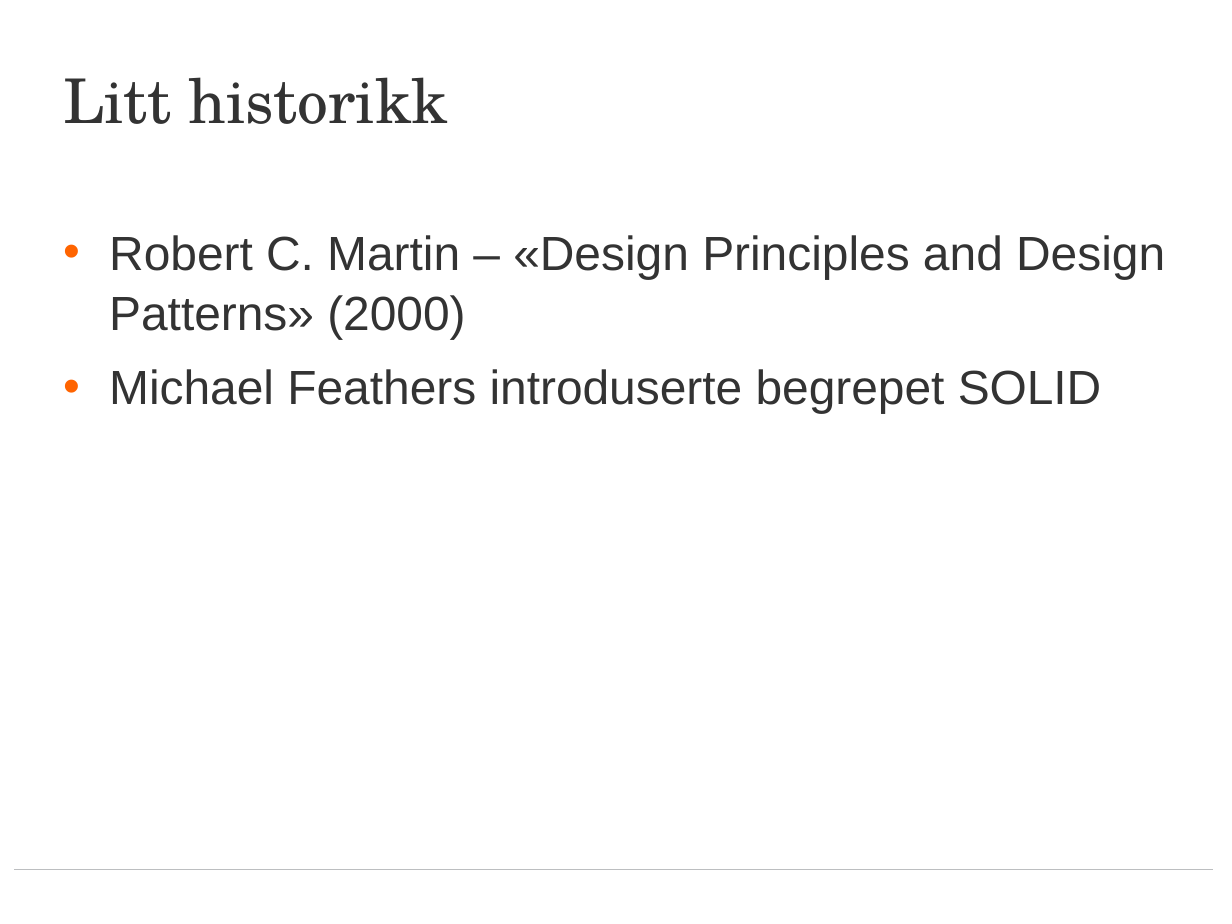
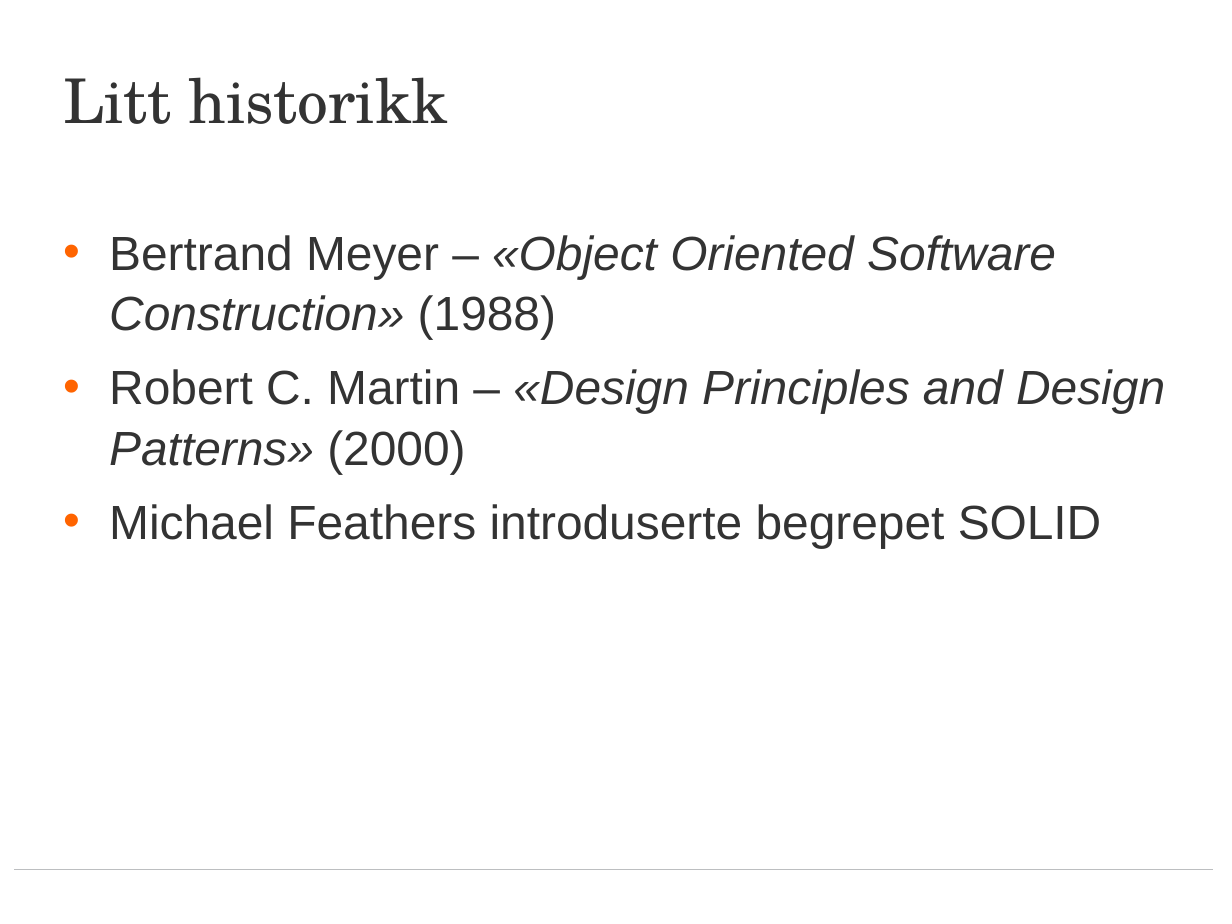
Before and after one commit to bouvet/solid-1, a slide deck: slide 4 of SOLID - SRP-DIP.pptx. Drawn at 1232x924 pixels with LibreOffice and Linux fonts; fonts in the diff are those of the drawing; background and template pictures are left out. Boxes give left, top, right and bottom in pixels: in the first picture for what was removed or moved away, otherwise in the second. Text is boxed around its words. In the diff, an @@ line names an element or a change of style, - is before the commit and + after.

```diff
--- a/SOLID - SRP-DIP.pptx
+++ b/SOLID - SRP-DIP.pptx
@@ text at (109,235,1056,339): paragraph added @@
+• Bertrand Meyer – «Object Oriented Software Construction» (1988)
@@ text at (109,369,1165,474): italic on in "«Design Principles and Design Patterns»" @@
```
Also in this commit, not shown: 5 other slides changed, 1 slide added.
